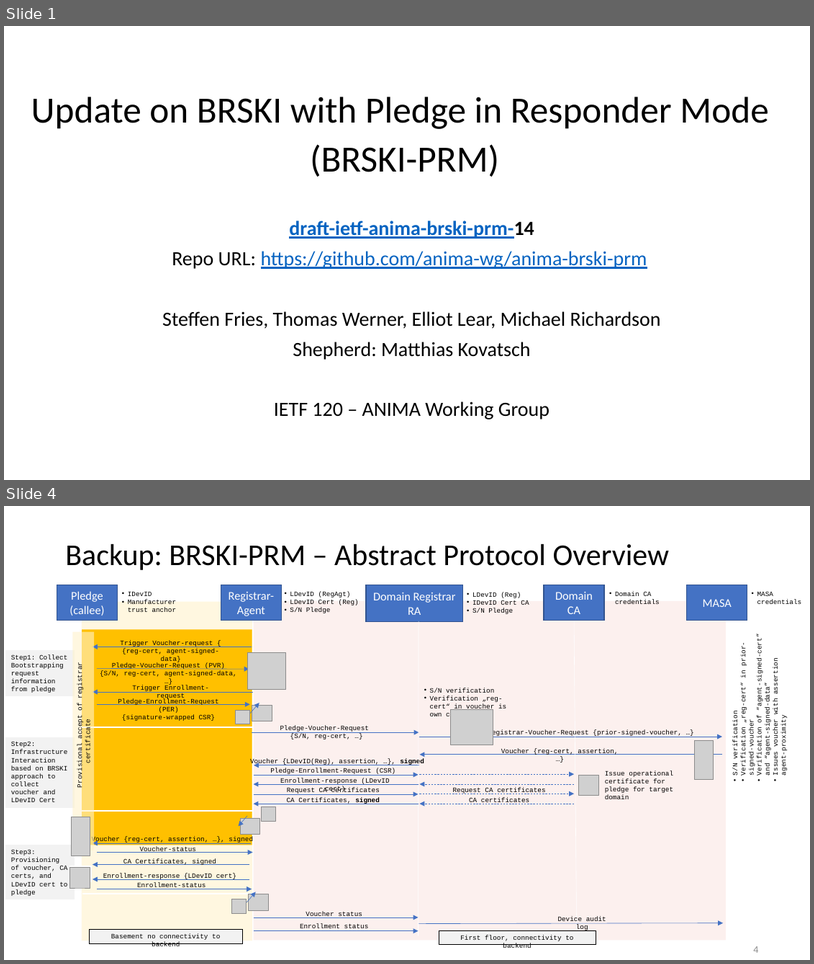
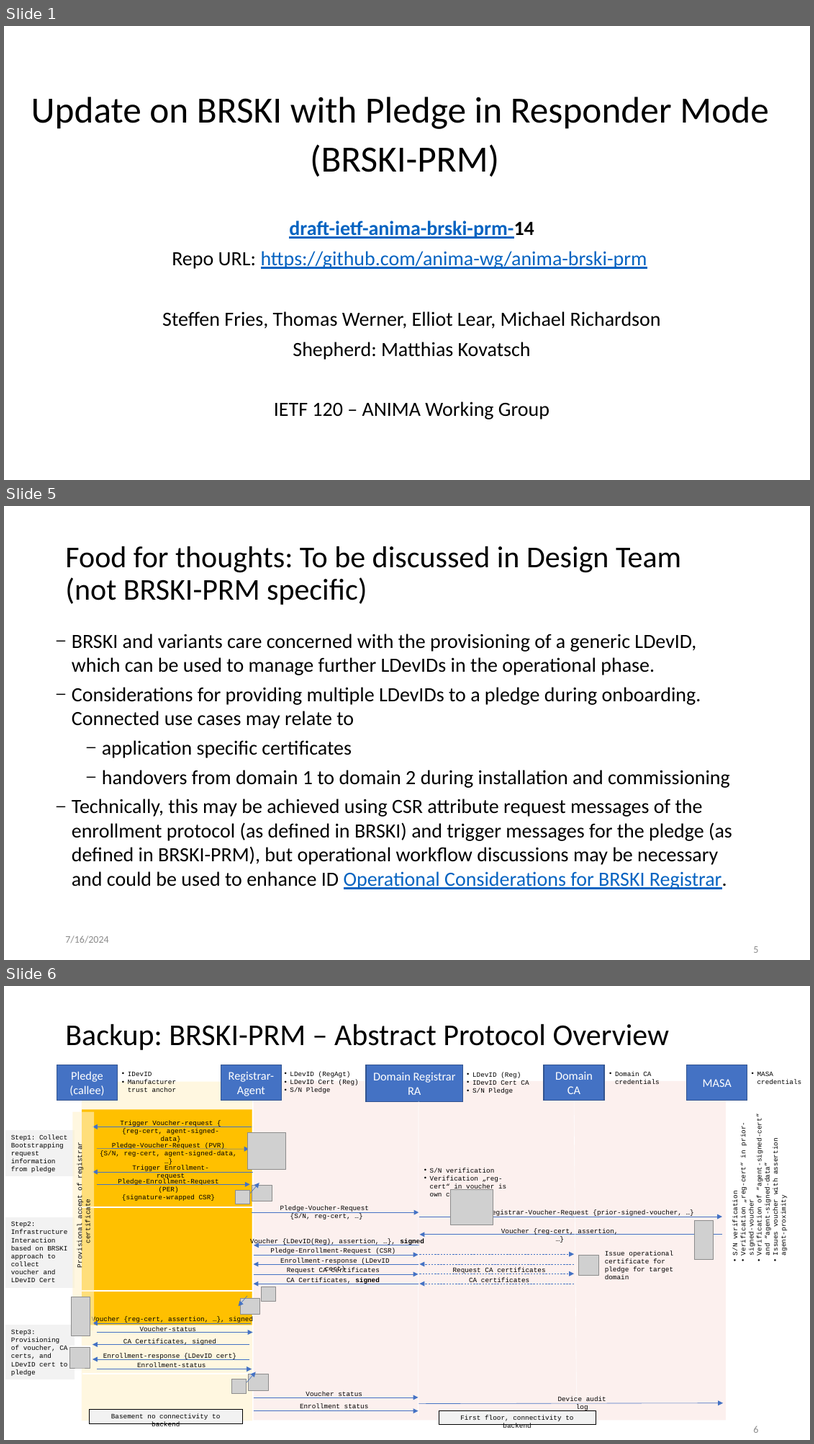
Before and after one commit to anima-wg/anima-brski-prm, a slide deck: presentations/slides-120-anima-update-brski-with-pledge-in-responder-mode-brski-prm.pptx. Shown one above the other, each under a label of ours: slides 1 and 4 before the commit, slides 1, 5 and 6 after it; the slides between them are not shown. The pictures are 814x964 and 814x1444 pixels, drawn with LibreOffice and Linux fonts; fonts in the diff are those of the drawing; grey boxes stand for pictures. Boxes give left, top, right and bottom in pixels: in the first picture for what was removed or moved away, otherwise in the second. Text is boxed around its words. In the diff, an @@ line names an element or a change of style, - is before the commit and + after.

Commit message:
Update to provide more details on changes and also include an open question from Design Team meeting on July 16 on supporting enrollment of multiple LDevID certificates

```diff
--- a/presentations/slides-120-anima-update-brski-with-pledge-in-responder-mode-brski-prm.pptx
+++ b/presentations/slides-120-anima-update-brski-with-pledge-in-responder-mode-brski-prm.pptx
@@ slide 5 added at [4,506,810,960], background #FFFFFF @@
@@ title added at [65,546,682,605], 36 pt, text #000000 @@
+Food for thoughts: To be discussed in Design Team
+(not BRSKI-PRM specific)
@@ text added at [72,633,733,889], 24 pt, text #000000 @@
+– BRSKI and variants care concerned with the provisioning of a generic LDevID, which can be used to manage further LDevIDs in the operational phase.
+– Considerations for providing multiple LDevIDs to a pledge during onboarding. Connected use cases may relate to
+  – application specific certificates
+  – handovers from domain 1 to domain 2 during installation and commissioning
+– Technically, this may be achieved using CSR attribute request messages of the enrollment protocol (as defined in BRSKI) and trigger messages for the pledge (as defined in BRSKI-PRM), but operational workflow discussions may be necessary and could be used to enhance ID Operational Considerations for BRSKI Registrar.
@@ text added at [65,935,108,943], 12 pt, text #8C8C8C @@
+7/16/2024
@@ page number added at [754,946,759,952], 12 pt, text #8C8C8C @@
+5
@@ what was slide 4 is now slide 6 @@
@@ page number at [754,1426,759,1432]: text changed @@
-4
+6
```
Also in this commit, not shown: 2 slides changed, 1 other slide added.
